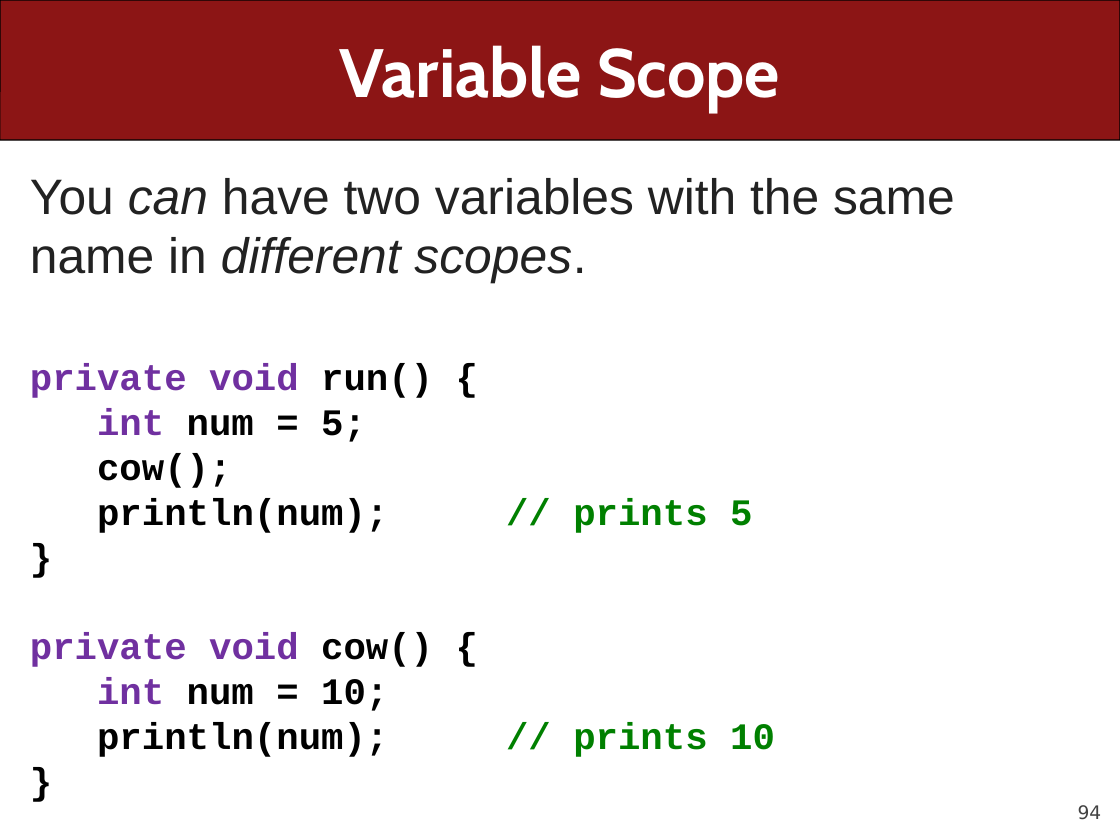
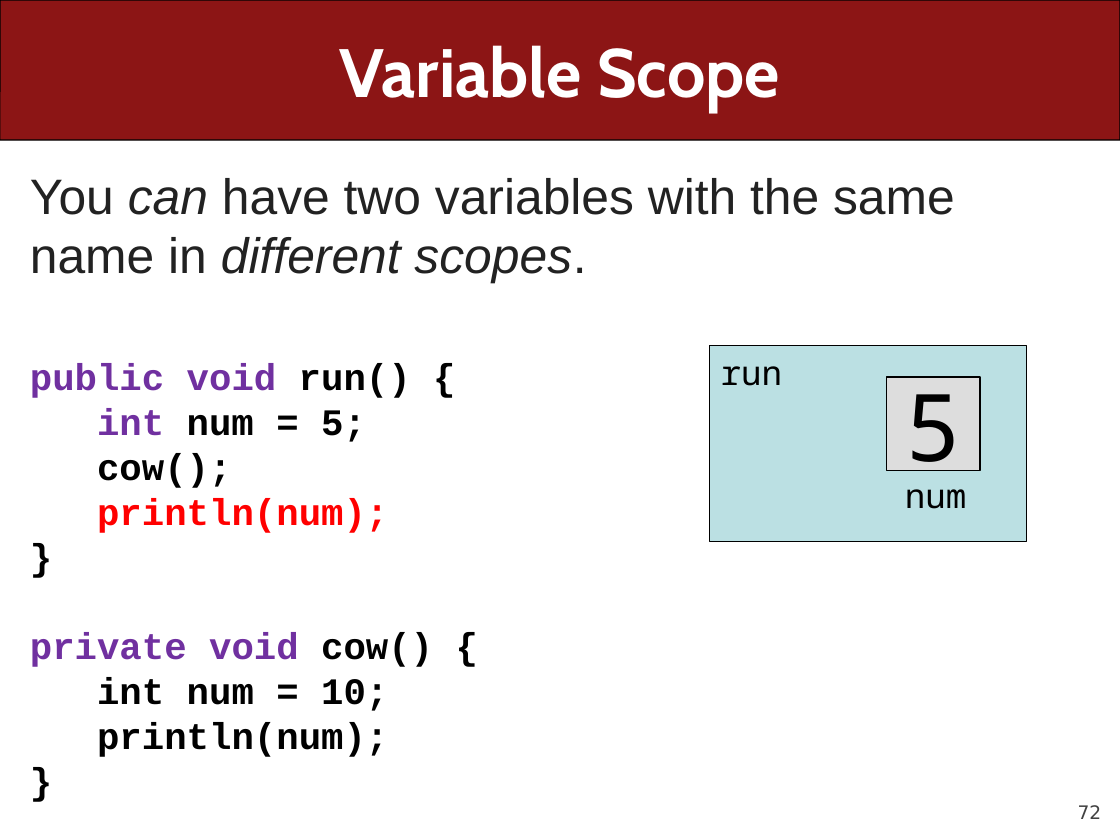
Before and after one commit to ckincaid17/cs106a-summer-2018, a slide deck: slide 72 of WWW/lectures/Lecture6/Lecture6.pptx (slide 94 before the commit). Drawn at 1120x840 pixels with LibreOffice and Linux fonts; fonts in the diff are those of the drawing. Boxes give left, top, right and bottom in pixels: in the first picture for what was removed or moved away, otherwise in the second. Text is boxed around its words. In the diff, an @@ line names an element or a change of style, - is before the commit and + after.

```diff
--- a/WWW/lectures/Lecture6/Lecture6.pptx
+++ b/WWW/lectures/Lecture6/Lecture6.pptx
@@ rectangle added at (709, 345, 1026, 541), fill #BBE0E3, outline #000000 0.75 pt, 22 pt, text #000000 @@
+run
+num
@@ text at (30, 364, 411, 398): text changed @@
-private void run() {
+public void run() {
@@ rectangle added at (887, 377, 980, 470), fill #DDDDDD, outline #000000 0.75 pt, 60 pt, text #000000 @@
+5
@@ text at (97, 498, 388, 533): text changed; text colour #000000 to #FF0000 @@
-println(num); // prints 5
+println(num);
@@ text at (97, 677, 388, 711): text colour #7030A0 to #000000 in "int" @@
@@ text at (97, 722, 388, 757): text changed @@
-println(num); // prints 10
+println(num);
@@ page number at (1078, 805, 1102, 819): text changed @@
-94
+72
```
Also in this commit, not shown: 41 other slides changed, 7 slides added, 20 slides removed, 1 other file.
